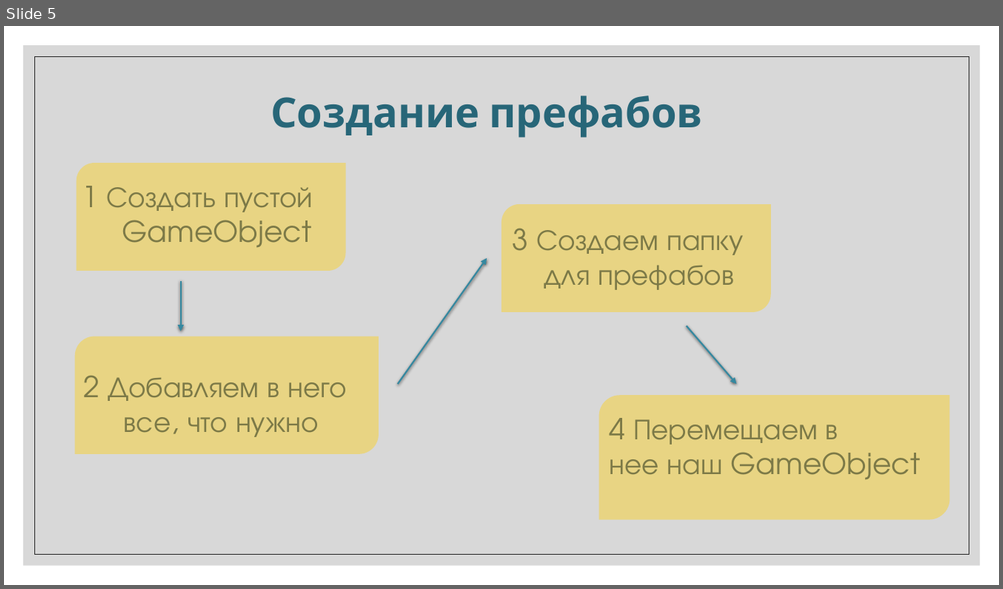
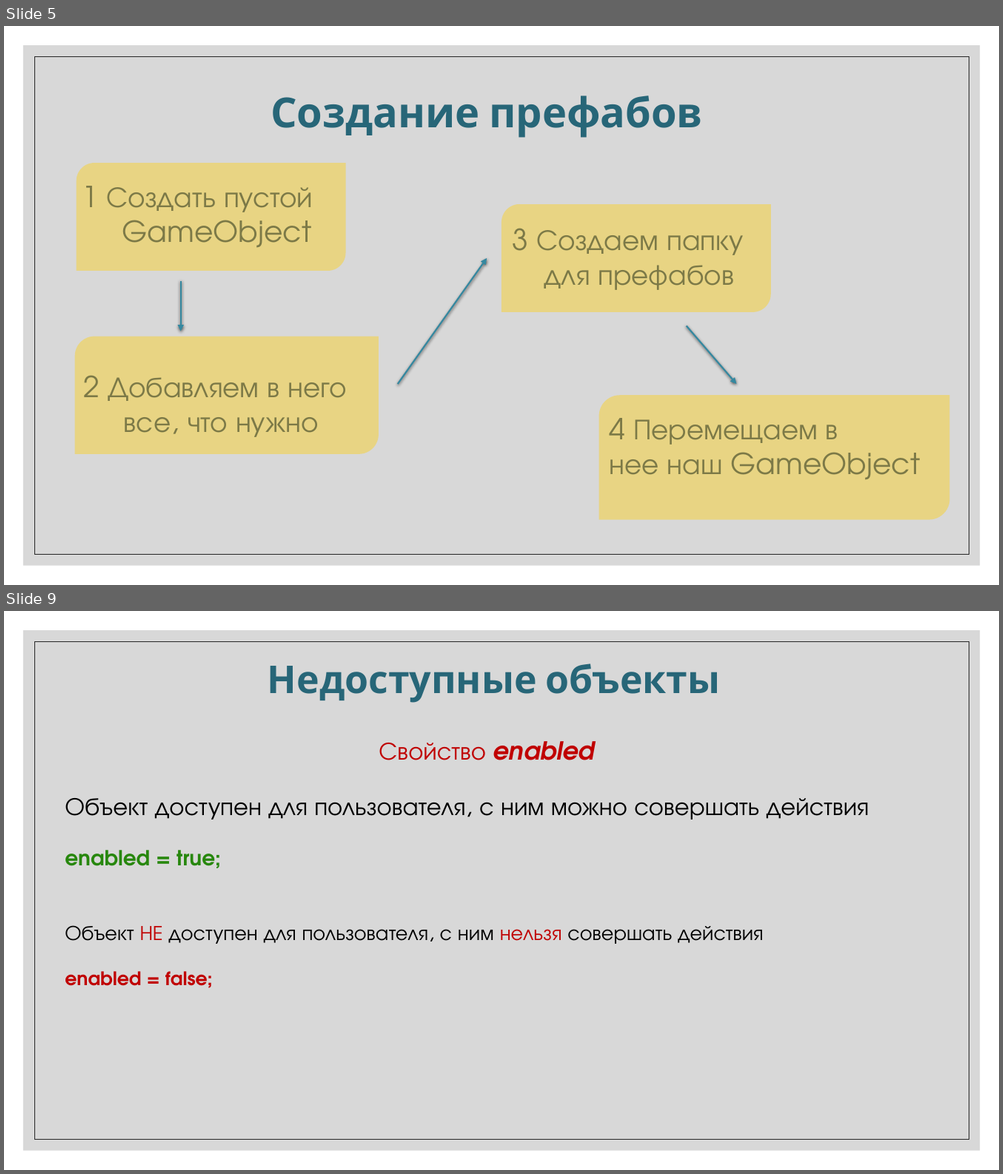
Before and after one commit to IriEfremova/LessonsCube, a slide deck: Unity/Lesson6/Prefab.pptx. Shown one above the other, each under a label of ours: slide 5 before the commit, slides 5 and 9 after it; the slides between them are not shown. The pictures are 1003x589 and 1003x1174 pixels, drawn with LibreOffice and Linux fonts; fonts in the diff are those of the drawing. Boxes give left, top, right and bottom in pixels: in the first picture for what was removed or moved away, otherwise in the second. Text is boxed around its words. In the diff, an @@ line names an element or a change of style, - is before the commit and + after.

```diff
--- a/Unity/Lesson6/Prefab.pptx
+++ b/Unity/Lesson6/Prefab.pptx
@@ slide 9 added at [4,611,999,1170], background #FFFFFF; not listed: 2 template elements that a slide beside it also shows @@
@@ text added at [267,664,720,703], 37 pt, text #276678, bold @@
+Недоступные объекты
@@ text added at [378,741,595,760], 24 pt, text #C00000 @@
+Свойство enabled
@@ text added at [65,798,869,988], 20 pt, text #000000 @@
+Объект доступен для пользователя, с ним можно совершать действия
+enabled = true;
+Объект НЕ доступен для пользователя, с ним нельзя совершать действия
+enabled = false;
```
Also in this commit, not shown: 5 slides changed, 3 other slides added, 5 slides removed.
